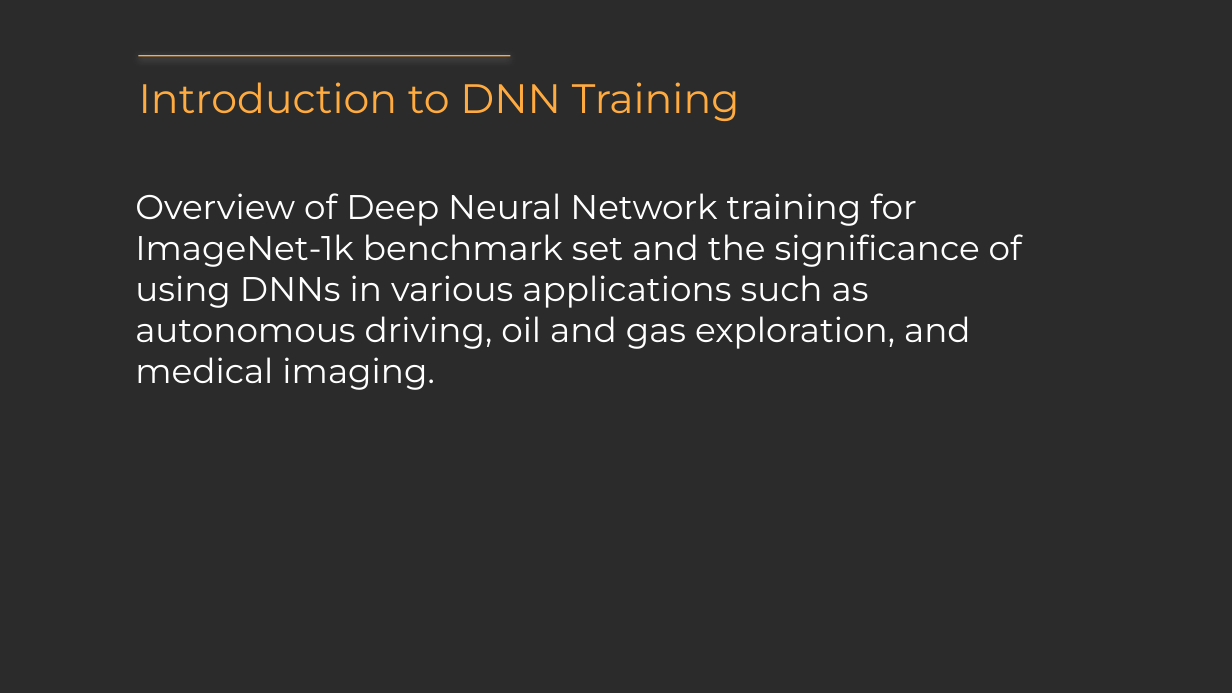
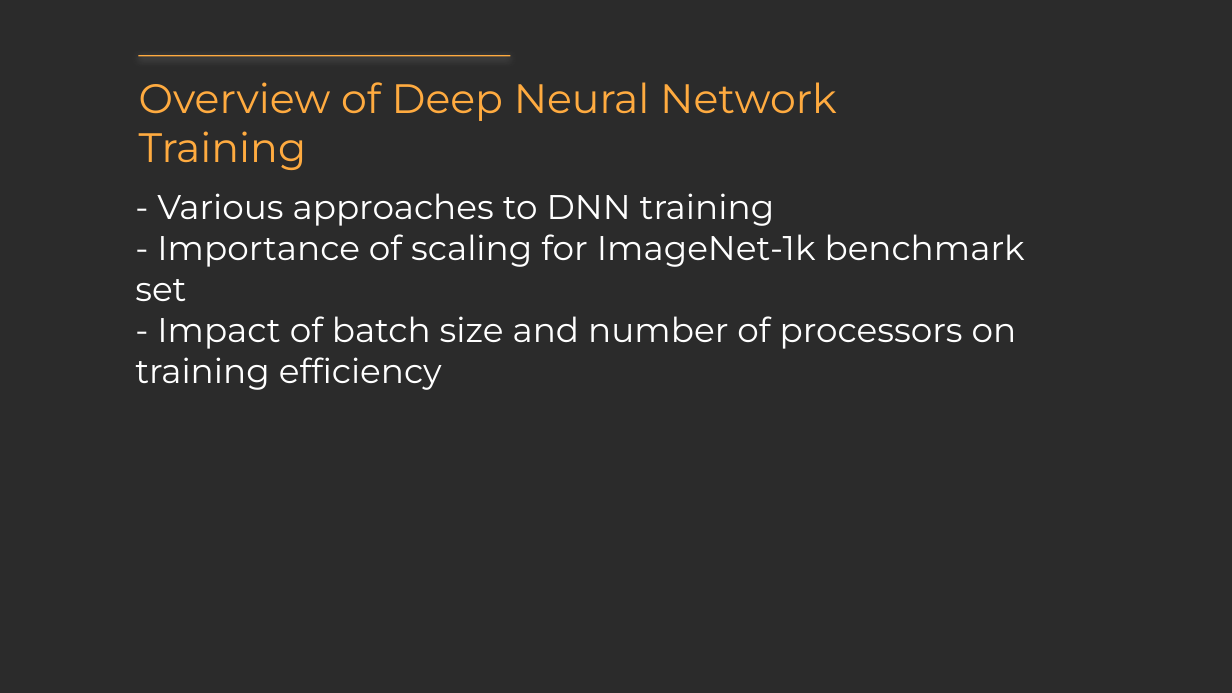
Before and after one commit to StephanieMussi/GRASPER, a slide deck: slide 2 of output/Imagenet training in minutes.pptx. Drawn at 1232x693 pixels with LibreOffice and Linux fonts; fonts in the diff are those of the drawing; background and template pictures are left out; a plain dark background stands for a picture behind light text. Boxes give left, top, right and bottom in pixels: in the first picture for what was removed or moved away, otherwise in the second. Text is boxed around its words. In the diff, an @@ line names an element or a change of style, - is before the commit and + after.

```diff
--- a/output/Imagenet training in minutes.pptx
+++ b/output/Imagenet training in minutes.pptx
@@ text at (139,82,837,170): text changed @@
-Introduction to DNN Training
+Overview of Deep Neural Network Training
@@ text at (135,193,1025,390): text changed @@
-Overview of Deep Neural Network training for ImageNet-1k benchmark set and the significance of using DNNs in various applications such as autonomous driving, oil and gas exploration, and medical imaging.
+- Various approaches to DNN training
+- Importance of scaling for ImageNet-1k benchmark set
+- Impact of batch size and number of processors on training efficiency
```
Also in this commit, not shown: 7 other slides changed, 2 slides added, 2 slides removed, 14 other files.
